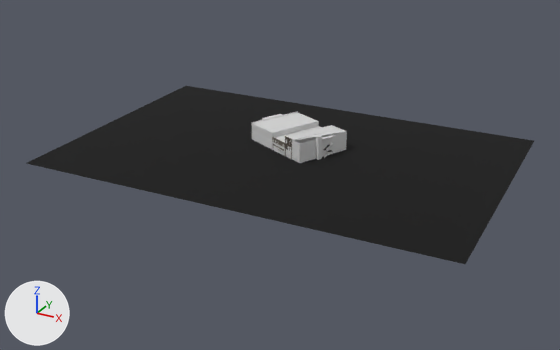
Before and after pictures for a commit that changed the glTF model public/twins/chatt/models/45-55-east-main.glb.
One viewpoint serves both versions: a 50 mm lens placed at (230.0, -432.0, 197.0), pointed at (-1.0, -11.0, -13.0). The lights are fixed; the arrows at lower left show +X, +Y and +Z. The picture after the commit comes second. Where no turn or scale is listed for an object, it has been applied to the vertices. Vertices at exactly the same position are counted once.
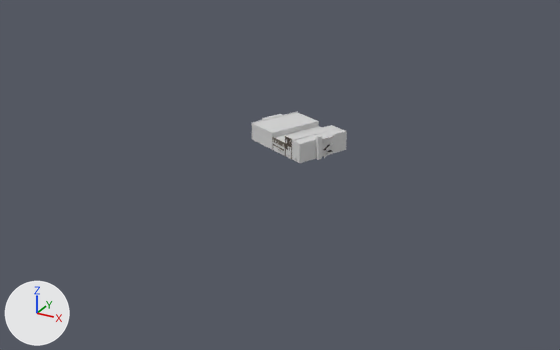
Where the newer file only moved an object's origin or applied its transform, the numbers keep the older frame.

What differs and where, as boxes [x1, y1, x2, y2] in the pictures (560 x 350 px; the box of a moved part takes in the faces that stretch with it):
'Mesh_0', reshaped (81% narrower, 70% shorter): before [26, 86, 534, 264]; after [252, 111, 347, 163]
part 1 of me_mesh_0, deleted: before [26, 86, 534, 264]
part 2 of me_mesh_0, moved or reshaped: before [286, 137, 326, 155]; after [286, 128, 336, 162]

The edits, one by one:
me_mesh_0 is used by ob_mesh_0; location (0.1, -0.1, 7.8).
me_mesh_0 had 782 vertices, 1427 faces and spanned x -148.0..148.0, y -101.0..101.0, z -8.0..8.0.
me_mesh_0 now has 780 vertices, 1440 faces and spans x -34.0..33.0, y -15.0..44.0, z -8.0..8.0.
me_mesh_0 part 1: the loose piece of 4 vertices spanning x -148.0..148.0, y -101.0..101.0, z -8.0 is deleted.
me_mesh_0 part 2: 16 vertices moved within x 2.0..25.0, y -11.0..2.0, z -5.0..7.0; 1 vertex removed from x 22.0, y -3.0, z 6.0; 3 vertices added at x 9.0..16.0, y -15.0..-11.0, z 6.0.
